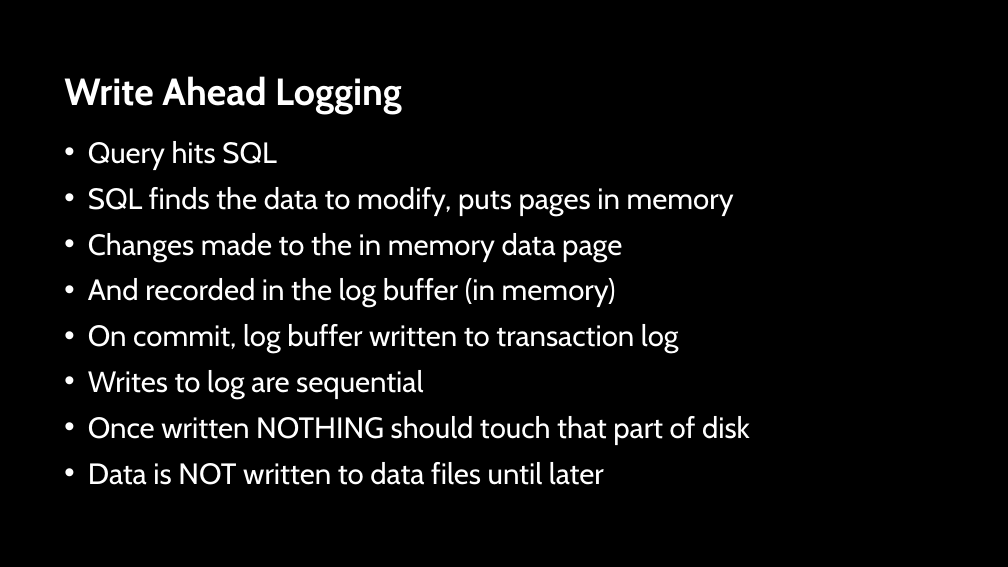
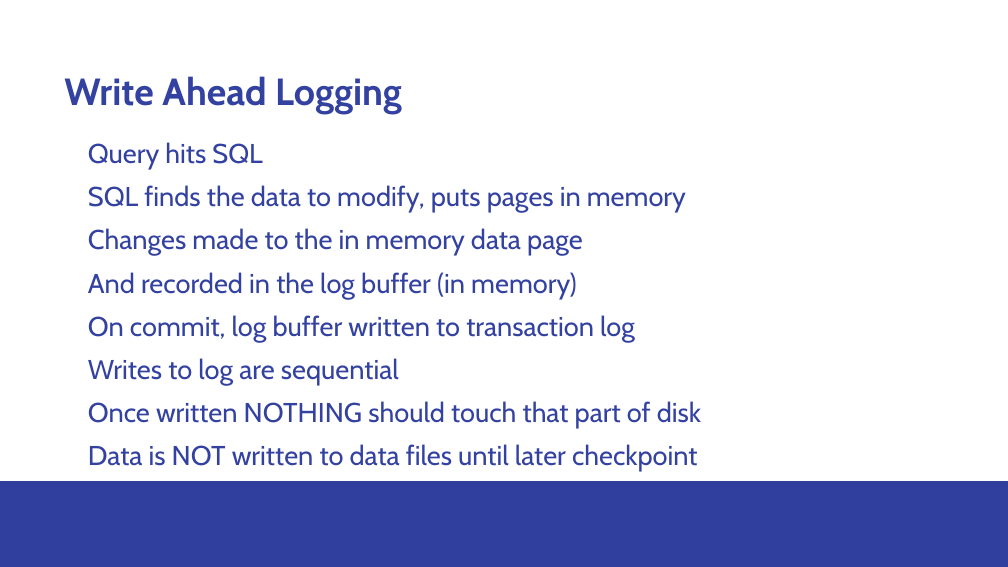
Before and after one commit to sabinio/SQLTraining, a slide deck: slide 13 of Slides/1. Logging.pptx. Drawn at 1008x567 pixels with LibreOffice and Linux fonts; fonts in the diff are those of the drawing; background and template pictures are left out. Boxes give left, top, right and bottom in pixels: in the first picture for what was removed or moved away, otherwise in the second. Text is boxed around its words. In the diff, an @@ line names an element or a change of style, - is before the commit and + after.

Commit message:
Updates to logging demos

```diff
--- a/Slides/1. Logging.pptx
+++ b/Slides/1. Logging.pptx
@@ background picture (left out) to #FFFFFF @@
@@ title "Write Ahead Logging" at bbox=[64, 76, 402, 114]: text colour #FFFFFF to #3342A1 @@
@@ text at bbox=[88, 142, 701, 428]: size 28 to 25.9 pt, text colour #FFFFFF to #3342A1 in "Query hits SQL", "SQL finds the data to modify, puts ...", "Changes made to the in memory data ...", "And recorded in the log buffer (in ..." and 3 more places @@
@@ text at bbox=[88, 444, 698, 472]: text changed; size 28 to 25.9 pt; text colour #FFFFFF to #3342A1 @@
-• Data is NOT written to data files until later
+• Data is NOT written to data files until later checkpoint
@@ rectangle added at bbox=[0, 481, 1008, 567], fill #FFFFFF, outline #FFFFFF 1.5 pt @@
@@ rectangle added at bbox=[0, 481, 1008, 567], fill #303F9E @@
```
Also in this commit, not shown: 41 other slides changed, 23 other files.
